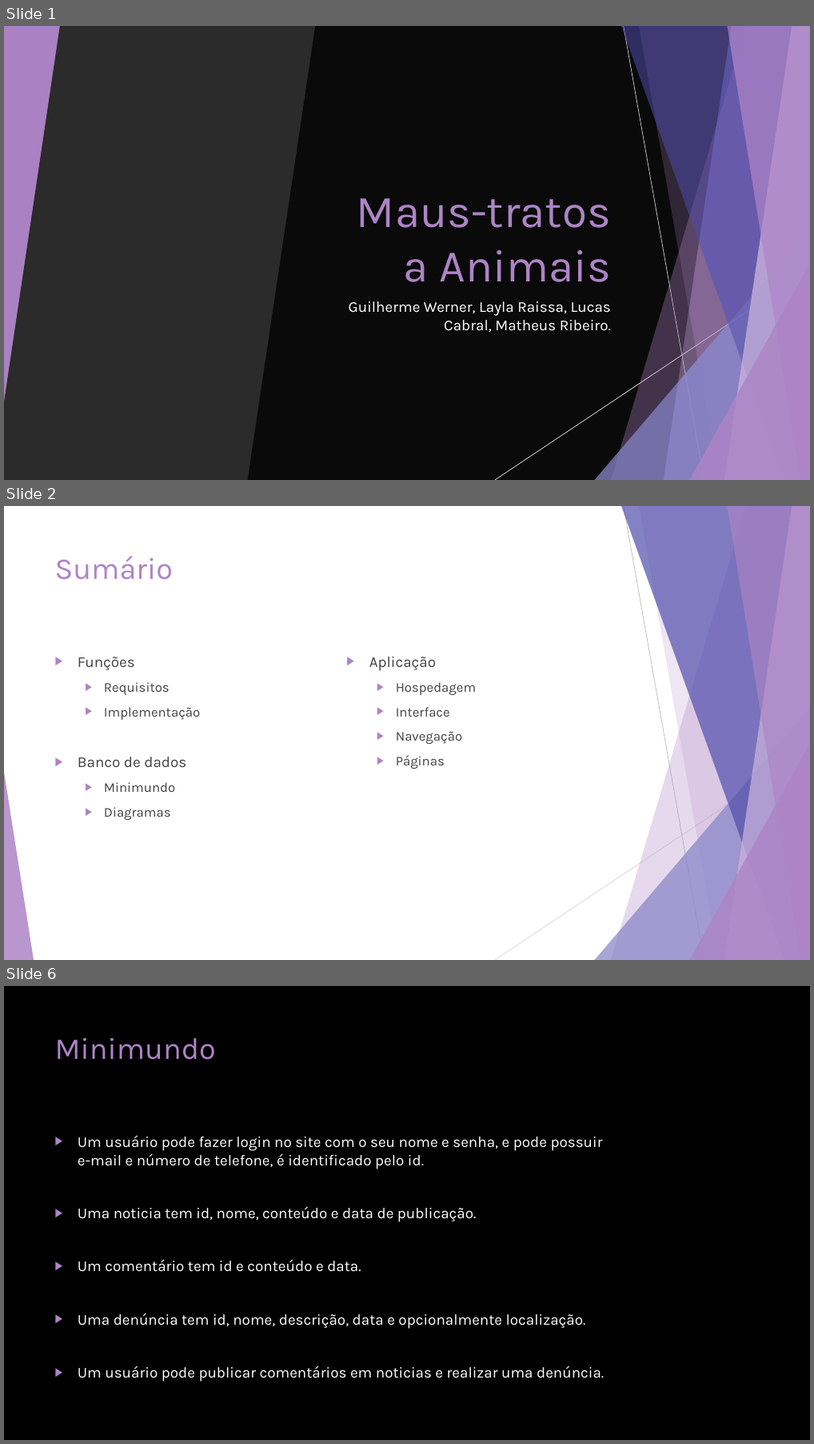
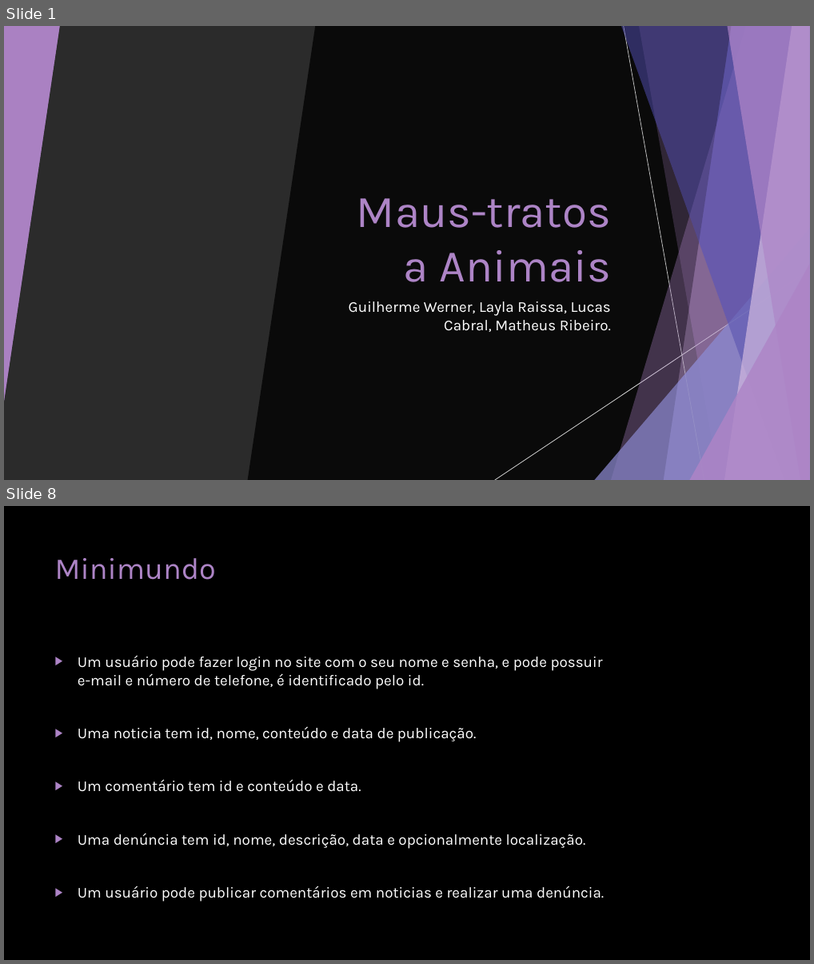
Before and after one commit to guilhermewerner/ti2, a slide deck: Documentation/Sprint-2.pptx. Shown one above the other, each under a label of ours: slides 1, 2 and 6 before the commit, slides 1 and 8 after it; the slides between them are not shown. The pictures are 814x1444 and 814x964 pixels, drawn with LibreOffice and Linux fonts; fonts in the diff are those of the drawing; background and template pictures are left out; a plain dark background stands for a picture behind light text. Boxes give left, top, right and bottom in pixels: in the first picture for what was removed or moved away, otherwise in the second. Text is boxed around its words. In the diff, an @@ line names an element or a change of style, - is before the commit and + after.

```diff
--- a/Documentation/Sprint-2.pptx
+++ b/Documentation/Sprint-2.pptx
@@ slide 2 removed at (x1=4, y1=506, x2=810, y2=960), background #FFFFFF; not listed: 8 template elements that a slide beside it also shows @@
@@ line removed from (624, 506) to (705, 960) @@
@@ title removed at (x1=55, y1=556, x2=173, y2=580) @@
-Sumário
@@ text removed at (x1=78, y1=656, x2=200, y2=820) @@
-▶ Funções
-  ▶ Requisitos
-  ▶ Implementação
-▶ Banco de dados
-  ▶ Minimundo
-  ▶ Diagramas
@@ text removed at (x1=370, y1=656, x2=476, y2=768) @@
-▶ Aplicação
-  ▶ Hospedagem
-  ▶ Interface
-  ▶ Navegação
-  ▶ Páginas
@@ line removed from (810, 750) to (495, 960) @@
@@ what was slide 6 is now slide 8 @@
```
Also in this commit, not shown: 8 slides changed, 4 slides added, 8 other files.
